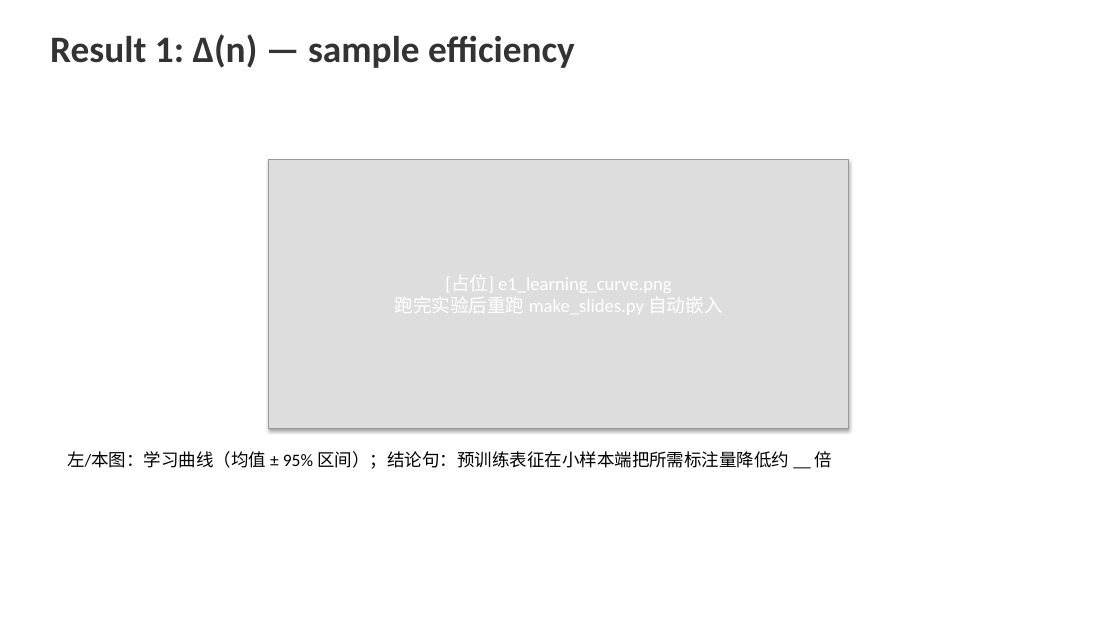
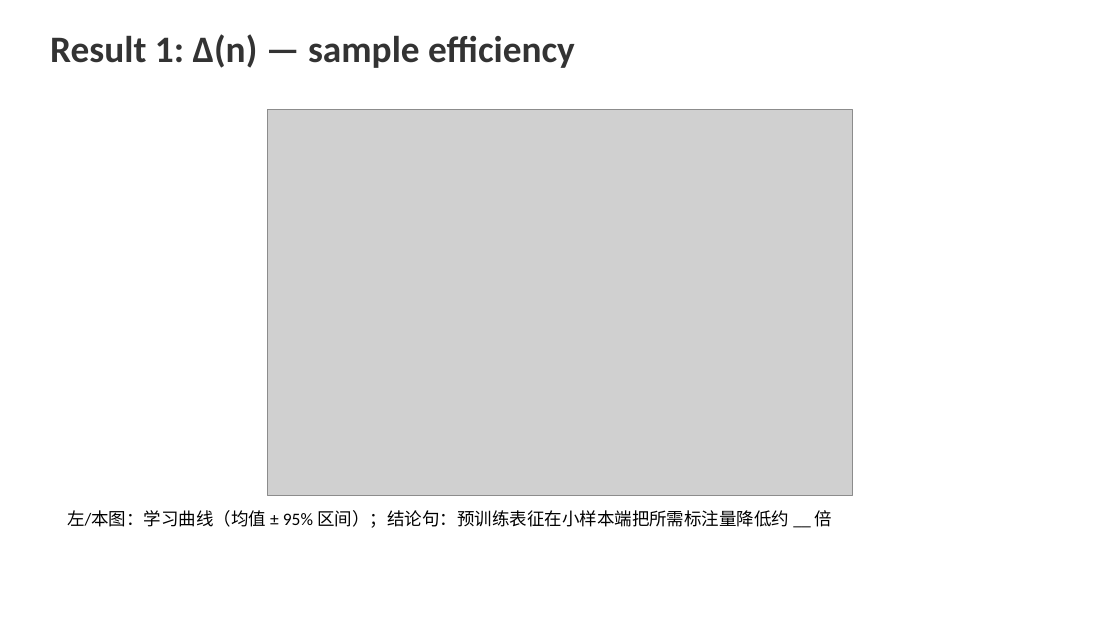
Before and after one commit to FauReam/text-monitor-436, a slide deck: slide 4 of slides/final.pptx. Drawn at 1120x630 pixels with LibreOffice and Linux fonts; fonts in the diff are those of the drawing; grey boxes stand for pictures. Boxes give left, top, right and bottom in pixels: in the first picture for what was removed or moved away, otherwise in the second. Text is boxed around its words. In the diff, an @@ line names an element or a change of style, - is before the commit and + after.

```diff
--- a/slides/final.pptx
+++ b/slides/final.pptx
@@ picture added at (268, 109, 853, 496) @@
@@ rectangle removed at (269, 160, 849, 429) @@
@@ text "左/本图：学习曲线（均值 ± 95% 区间）；结论句：预训练表征在小样本端把所需标注量降低约 __ ...": place and size @@
-text "左/本图：学习曲线（均值 ± 95% 区间）；结论句：预训练表征在小样本端把所需标注量降低约 __ ..." at (67, 451, 832, 469)
+text "左/本图：学习曲线（均值 ± 95% 区间）；结论句：预训练表征在小样本端把所需标注量降低约 __ ..." at (67, 510, 832, 528)
```
Also in this commit, not shown: 1 other slide changed, 4 other files.
